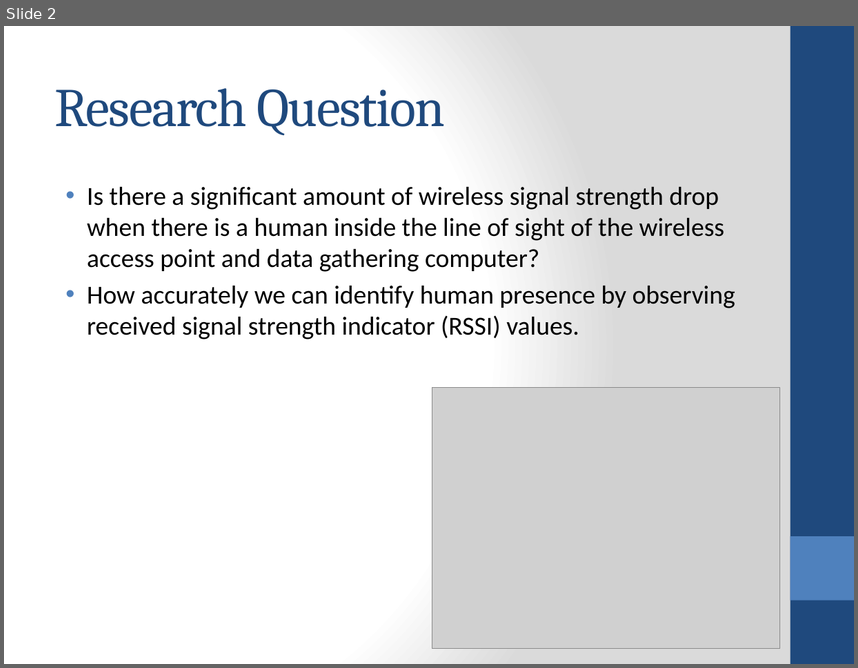
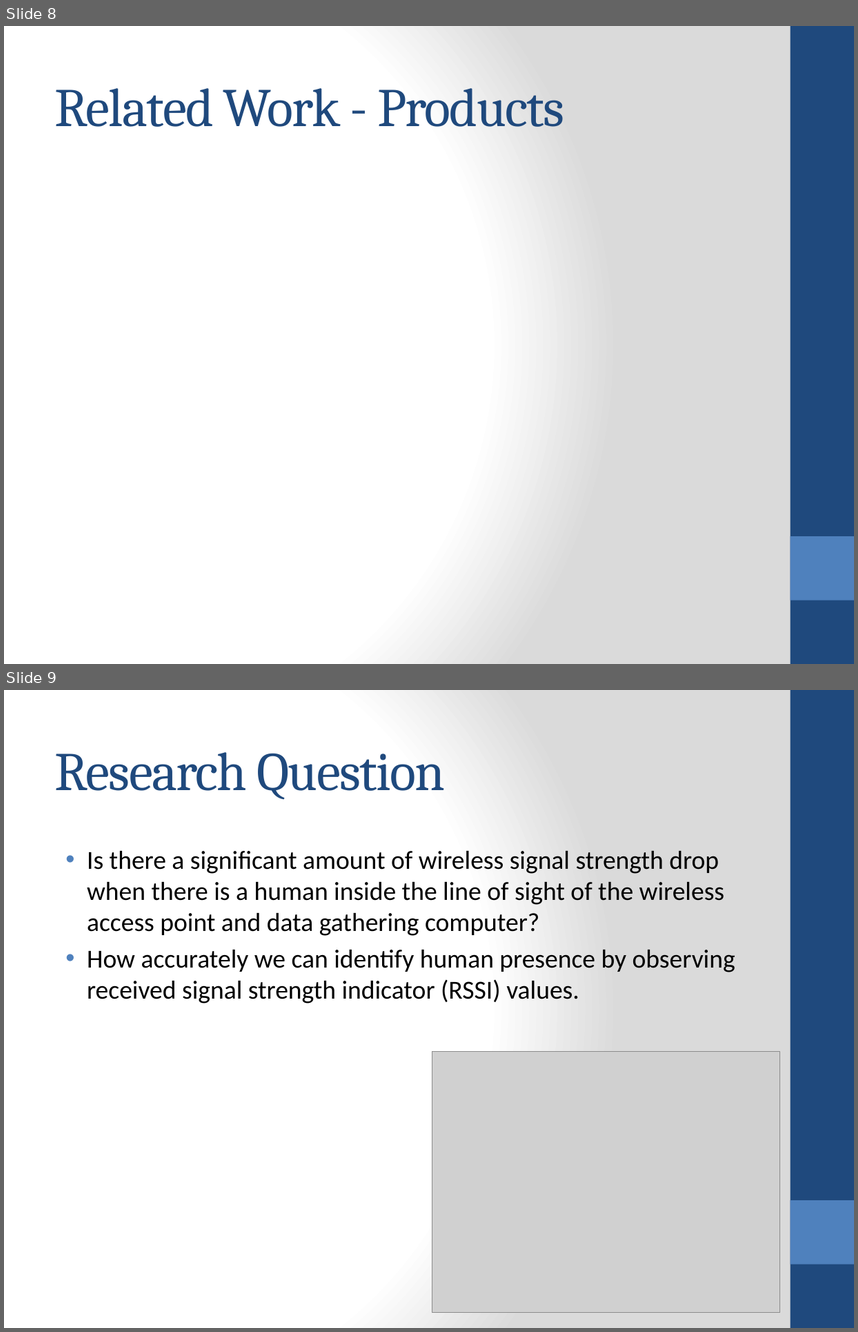
Before and after one commit to jithendra89/research, a slide deck: presentations/interim-final.pptx. Shown one above the other, each under a label of ours: slide 2 before the commit, slides 8 and 9 after it. The pictures are 858x668 and 858x1332 pixels, drawn with LibreOffice and Linux fonts; fonts in the diff are those of the drawing; grey boxes stand for pictures. Boxes give left, top, right and bottom in pixels: in the first picture for what was removed or moved away, otherwise in the second. Text is boxed around its words. In the diff, an @@ line names an element or a change of style, - is before the commit and + after.

```diff
--- a/presentations/interim-final.pptx
+++ b/presentations/interim-final.pptx
@@ slide 8 added at box(4, 26, 854, 664), background gradient #FFFFFF to #DADADA; not listed: 2 template elements that a slide beside it also shows @@
@@ title added at box(55, 88, 564, 127), 46 pt, text #1F497D @@
+Related Work - Products
@@ what was slide 2 is now slide 9 @@
```
Also in this commit, not shown: 5 slides changed, 8 other slides added, 1 slide removed, 8 other files.
